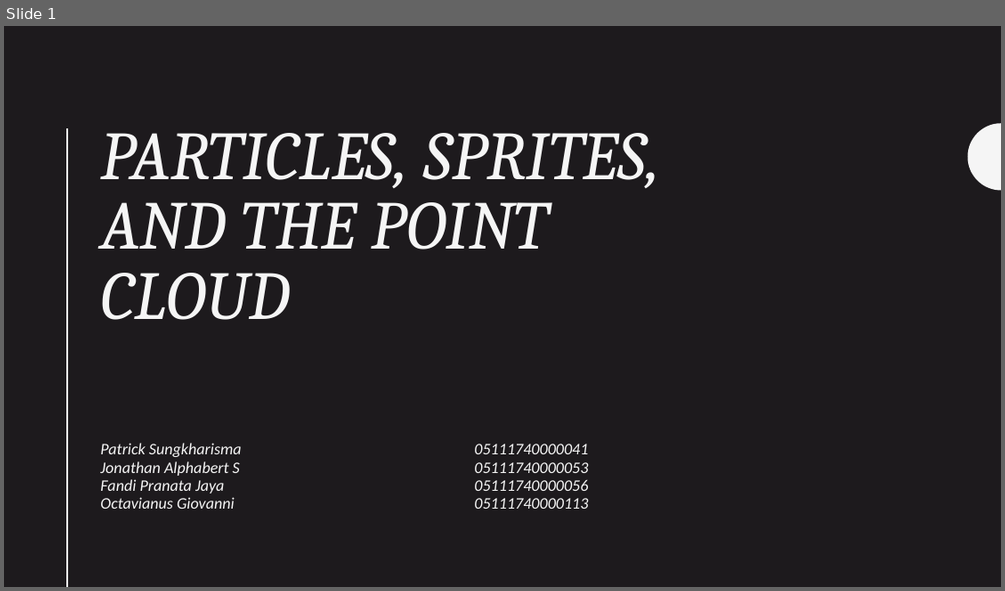
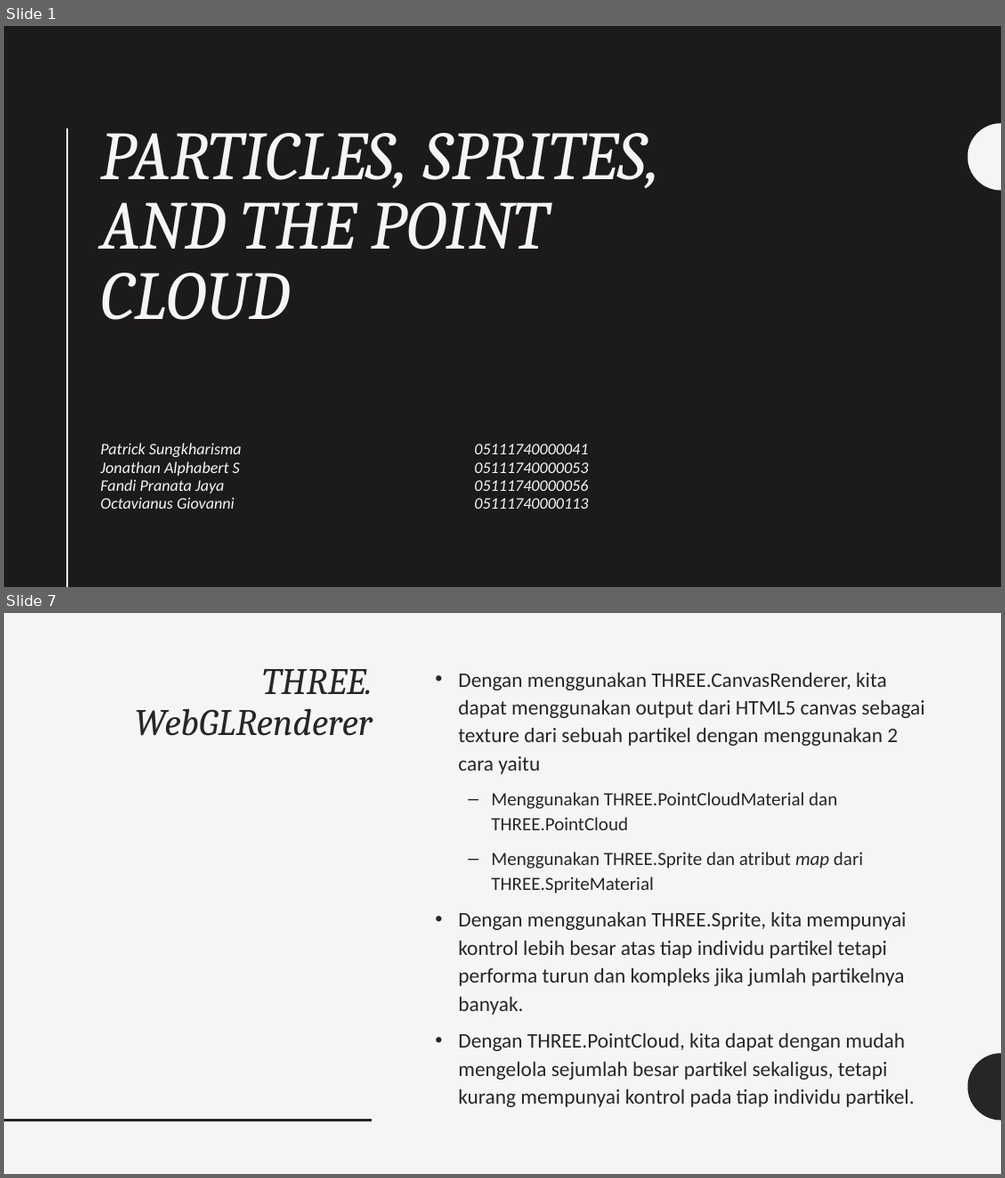
Before and after one commit to grafkom-d-if-its-2019/threejs-presentation-yolo, a slide deck: presentation/Particles, Sprites, and the Point Cloud.pptx. Shown one above the other, each under a label of ours: slide 1 before the commit, slides 1 and 7 after it; the slides between them are not shown. The pictures are 1005x591 and 1005x1178 pixels, drawn with LibreOffice and Linux fonts; fonts in the diff are those of the drawing. Boxes give left, top, right and bottom in pixels: in the first picture for what was removed or moved away, otherwise in the second. Text is boxed around its words. In the diff, an @@ line names an element or a change of style, - is before the commit and + after.

```diff
--- a/presentation/Particles, Sprites, and the Point Cloud.pptx
+++ b/presentation/Particles, Sprites, and the Point Cloud.pptx
@@ slide 7 added at <box>4,613,1001,1174</box>, background #F5F5F5 @@
@@ title added at <box>135,669,372,736</box>, 36 pt, text #262626, italic @@
+THREE.
+WebGLRenderer
@@ text added at <box>458,672,924,1107</box>, 20 pt, text #262626 @@
+• Dengan menggunakan THREE.CanvasRenderer, kita dapat menggunakan output dari HTML5 canvas sebagai texture dari sebuah partikel dengan menggunakan 2 cara yaitu
+  – Menggunakan THREE.PointCloudMaterial dan THREE.PointCloud
+  – Menggunakan THREE.Sprite dan atribut map dari THREE.SpriteMaterial
+• Dengan menggunakan THREE.Sprite, kita mempunyai kontrol lebih besar atas tiap individu partikel tetapi performa turun dan kompleks jika jumlah partikelnya banyak.
+• Dengan THREE.PointCloud, kita dapat dengan mudah mengelola sejumlah besar partikel sekaligus, tetapi kurang mempunyai kontrol pada tiap individu partikel.
@@ freeform shape added at <box>968,1053,1001,1120</box>, fill #262626 @@
@@ line added from (4, 1120) to (372, 1120), #262626 2 pt @@
```
Also in this commit, not shown: 6 slides changed, 4 other slides added.
